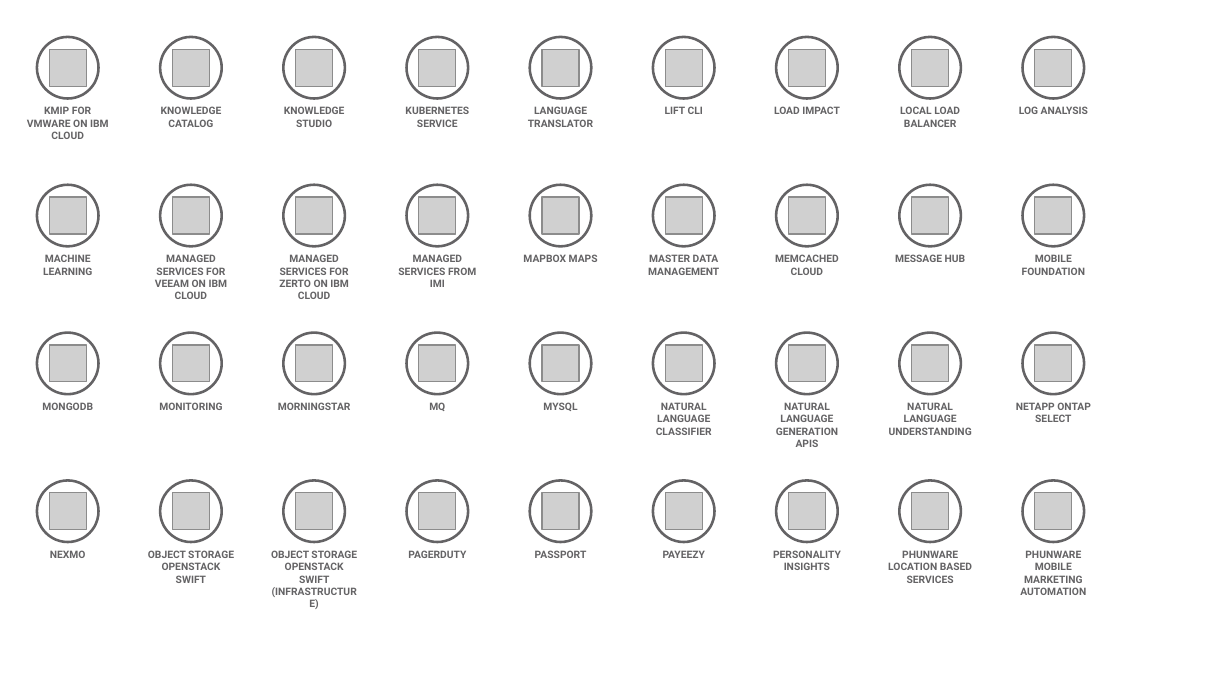
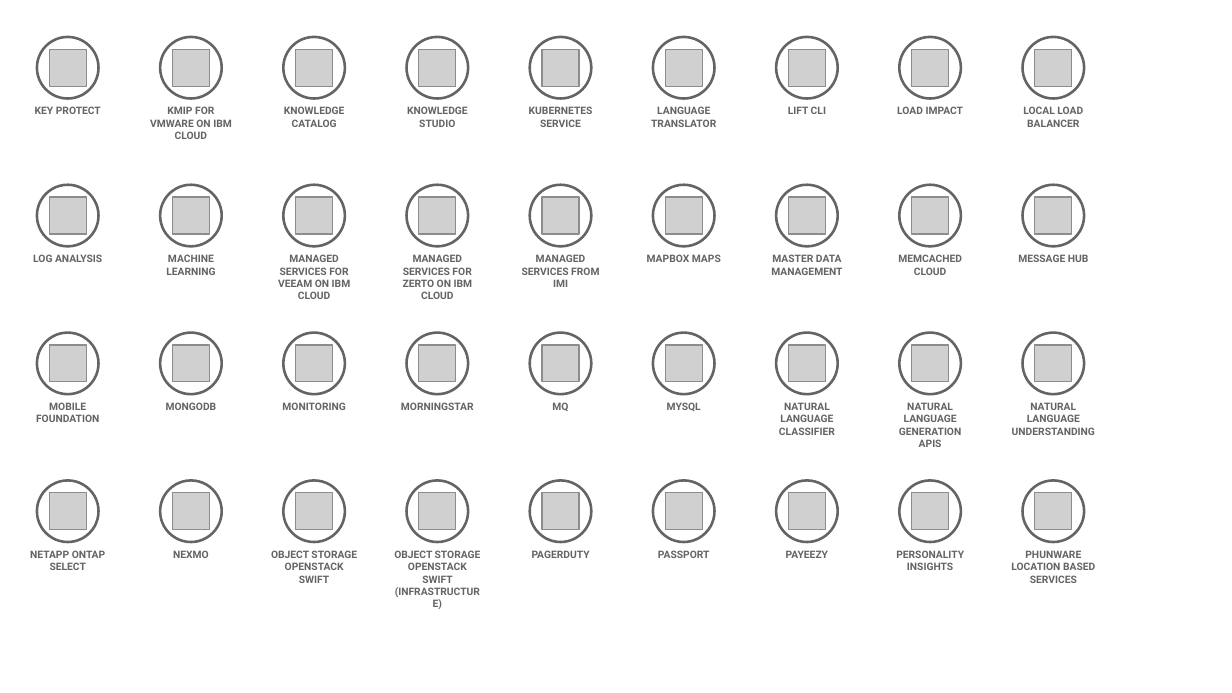
Before and after one commit to l2fprod/myarchitecture, a slide deck: slide 6 of mycatalog-architecture-diagram-template.pptx. Drawn at 1232x693 pixels with LibreOffice and Linux fonts; fonts in the diff are those of the drawing; grey boxes stand for pictures. Boxes give left, top, right and bottom in pixels: in the first picture for what was removed or moved away, otherwise in the second. Text is boxed around its words. In the diff, an @@ line names an element or a change of style, - is before the commit and + after.

```diff
--- a/mycatalog-architecture-diagram-template.pptx
+++ b/mycatalog-architecture-diagram-template.pptx
@@ text added at [35,106,101,114], 6 pt, text #646365, bold @@
+KEY PROTECT
@@ text at [284,106,345,127]: text changed @@
-KNOWLEDGE STUDIO
+KNOWLEDGE CATALOG
@@ text at [407,106,468,127]: text changed @@
-KNOWLEDGE CATALOG
+KNOWLEDGE STUDIO
@@ text removed at [774,106,840,114] @@
-LOAD IMPACT
@@ text at [897,106,964,114]: text changed @@
-LOCAL LOAD BALANCER
+LOAD IMPACT
@@ text at [1023,106,1083,127]: text changed @@
-LOG ANALYSIS
+LOCAL LOAD BALANCER
@@ text added at [33,254,102,262], 6 pt, text #646365, bold @@
+LOG ANALYSIS
@@ text removed at [155,254,228,299] @@
-MANAGED SERVICES FOR VEEAM ON IBM CLOUD
@@ text at [278,254,351,299]: text changed @@
-MANAGED SERVICES FOR ZERTO ON IBM CLOUD
+MANAGED SERVICES FOR VEEAM ON IBM CLOUD
@@ text at [403,254,473,299]: text changed @@
-MANAGED SERVICES FROM IMI
+MANAGED SERVICES FOR ZERTO ON IBM CLOUD
@@ text added at [522,254,599,287], 6 pt, text #646365, bold @@
+MANAGED SERVICES FROM IMI
@@ text "MOBILE FOUNDATION": place and size @@
-text "MOBILE FOUNDATION" at [1022,254,1085,275]
+text "MOBILE FOUNDATION" at [36,402,99,422]
@@ text removed at [656,402,712,435] @@
-NATURAL LANGUAGE CLASSIFIER
@@ text at [779,402,835,435]: text changed @@
-NATURAL LANGUAGE GENERATION APIS
+NATURAL LANGUAGE CLASSIFIER
@@ text at [899,402,961,447]: text changed @@
-NATURAL LANGUAGE UNDERSTANDING
+NATURAL LANGUAGE GENERATION APIS
@@ text at [1012,402,1095,435]: text changed @@
-NETAPP ONTAP SELECT
+NATURAL LANGUAGE UNDERSTANDING
@@ text added at [30,550,106,570], 6 pt, text #646365, bold @@
+NETAPP ONTAP SELECT
@@ text at [271,550,357,583]: text changed @@
-OBJECT STORAGE OPENSTACK SWIFT (INFRASTRUCTURE)
+OBJECT STORAGE OPENSTACK SWIFT
@@ text at [394,550,481,583]: text changed @@
-OBJECT STORAGE OPENSTACK SWIFT
+OBJECT STORAGE OPENSTACK SWIFT (INFRASTRUCTURE)
@@ 20 texts: place and size @@
-20 texts at [27,106,972,583]
+20 texts at [150,106,1095,583]
@@ text removed at [1020,550,1086,595] @@
-PHUNWARE MOBILE MARKETING AUTOMATION
```
Also in this commit, not shown: 16 other slides changed, 1 slide added, 1 slide removed.
